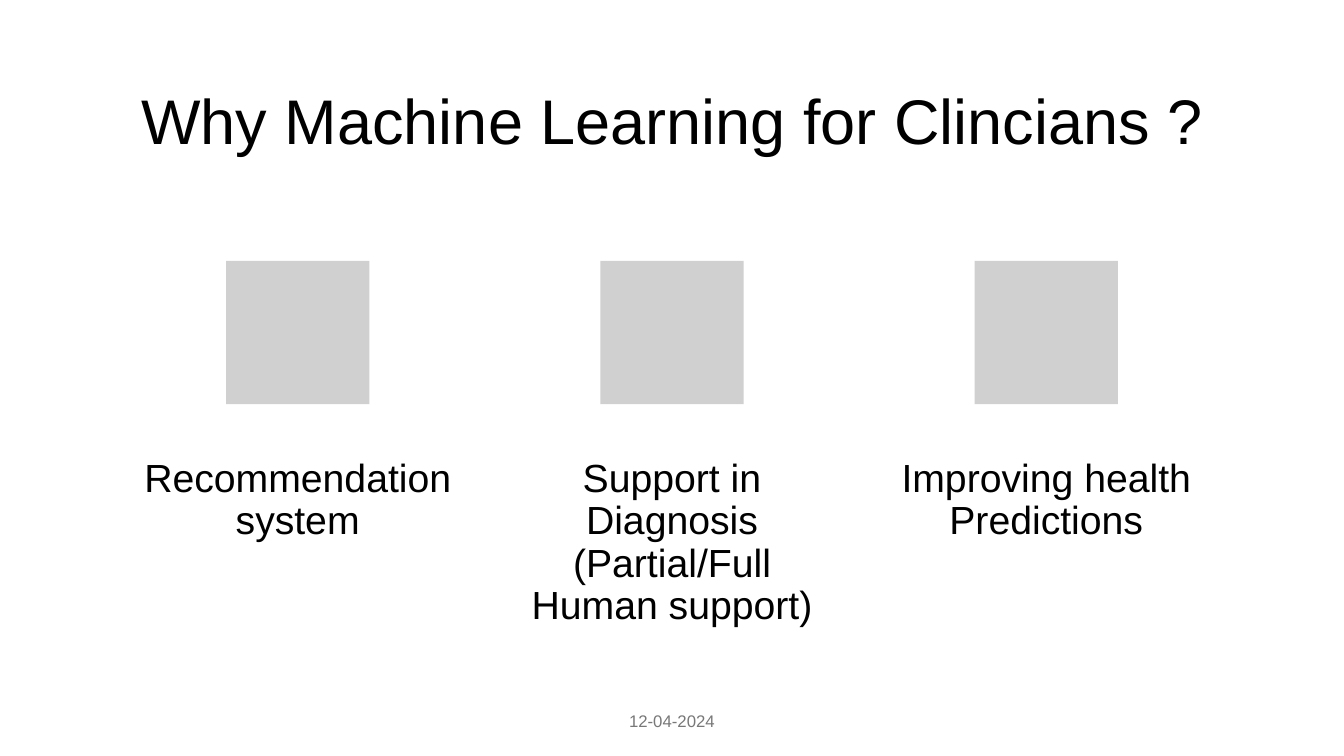
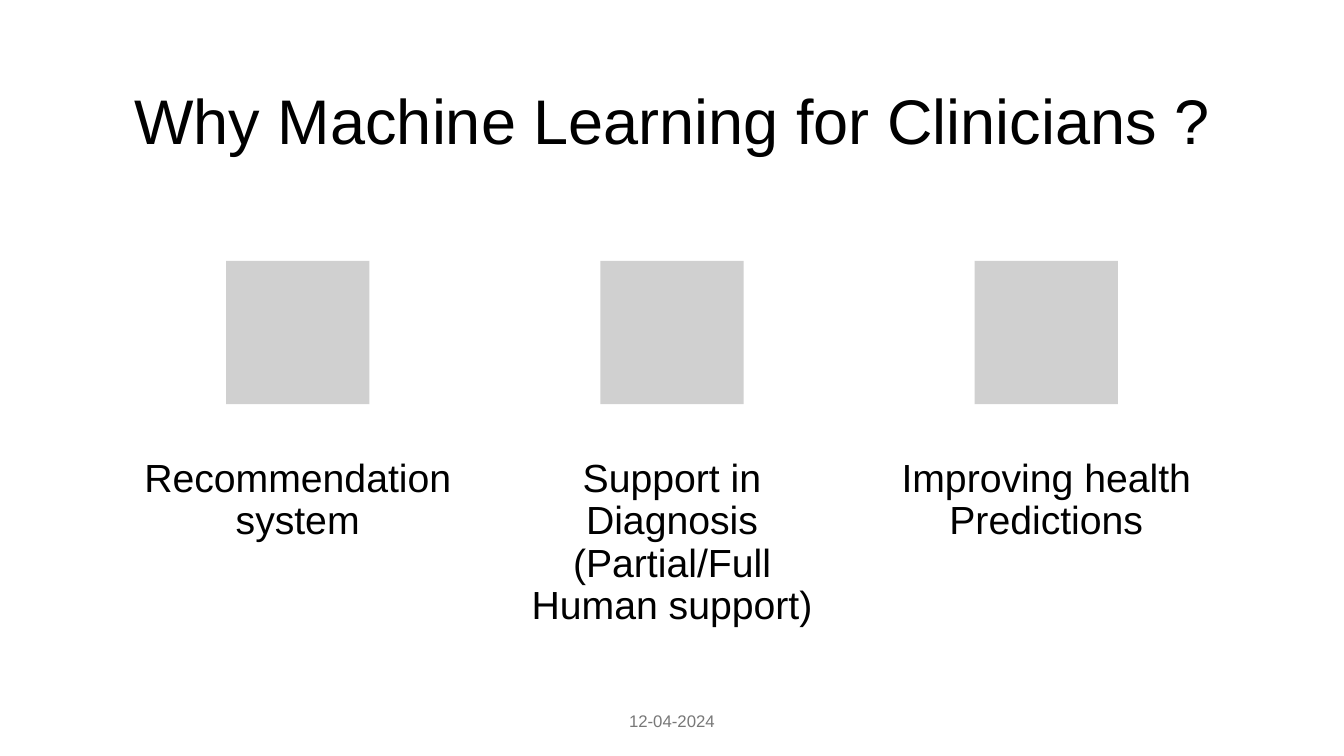
Before and after one commit to nhs-pycom/machine-learning-for-everybody, a slide deck: slide 15 of 1_introduction_to_machine_learning/session-1-intro-to-ml-understanding-the-basics.pptx. Drawn at 1344x756 pixels with LibreOffice and Linux fonts; fonts in the diff are those of the drawing; grey boxes stand for pictures. Boxes give left, top, right and bottom in pixels: in the first picture for what was removed or moved away, otherwise in the second. Text is boxed around its words. In the diff, an @@ line names an element or a change of style, - is before the commit and + after.

```diff
--- a/1_introduction_to_machine_learning/session-1-intro-to-ml-understanding-the-basics.pptx
+++ b/1_introduction_to_machine_learning/session-1-intro-to-ml-understanding-the-basics.pptx
@@ title at (134,98,1157,155): text changed @@
-Why Machine Learning for Clincians ?
+Why Machine Learning for Clinicians ?
```
Also in this commit, not shown: 3 other slides changed.
